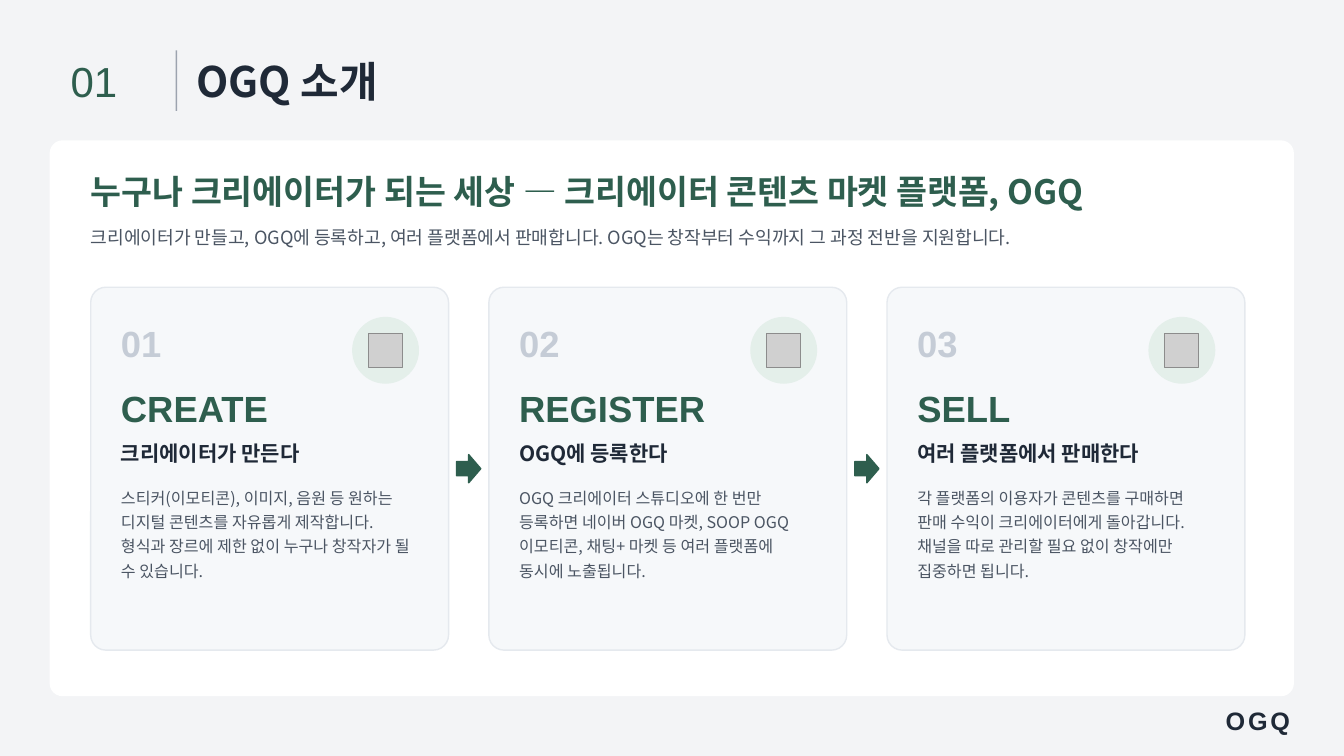
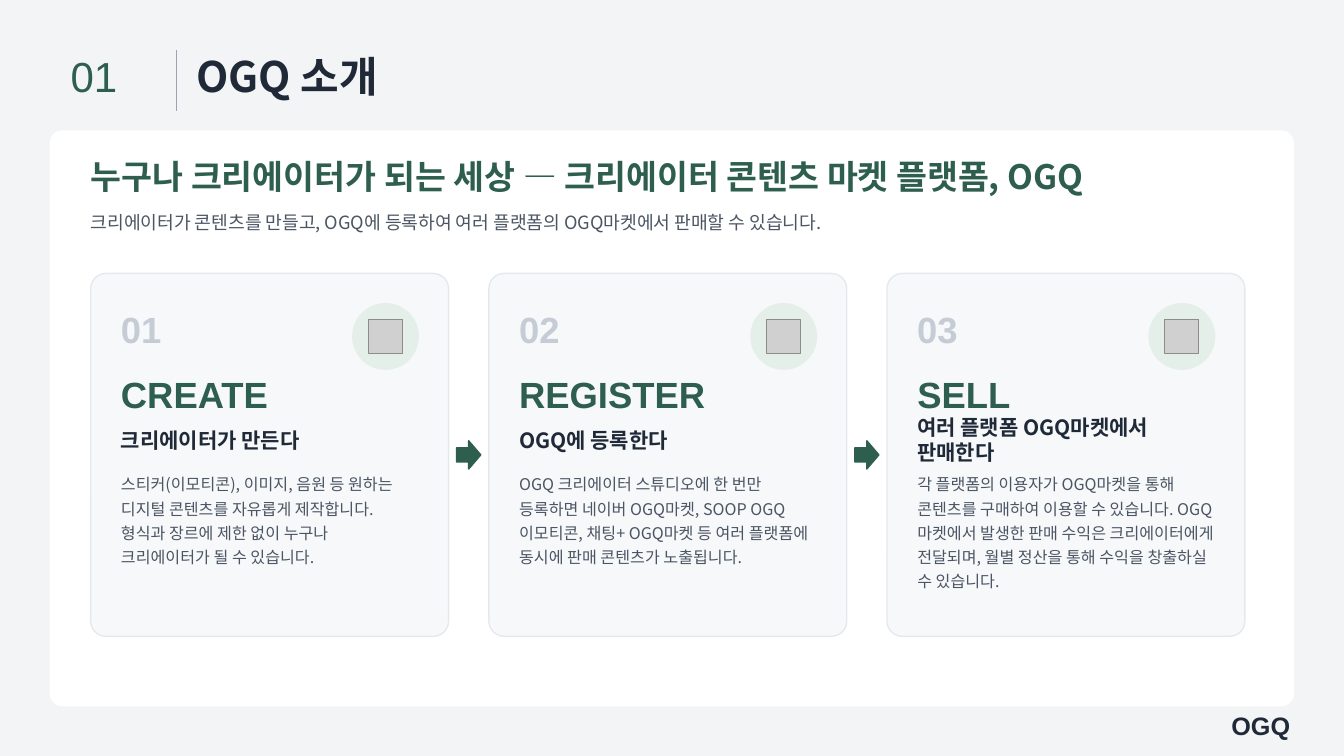
Before and after one commit to loveet3-hue/ogq-banner-generator, a slide deck: slide 4 of playbook/template_v2.pptx. Drawn at 1344x756 pixels with LibreOffice and Linux fonts; fonts in the diff are those of the drawing; grey boxes stand for pictures. Boxes give left, top, right and bottom in pixels: in the first picture for what was removed or moved away, otherwise in the second. Text is boxed around its words. In the diff, an @@ line names an element or a change of style, - is before the commit and + after.

```diff
--- a/playbook/template_v2.pptx
+++ b/playbook/template_v2.pptx
@@ text "01": place and size @@
-text "01" at bbox=[71, 67, 118, 98]
+text "01" at bbox=[71, 62, 118, 93]
@@ text "OGQ 소개": place and size @@
-text "OGQ 소개" at bbox=[197, 62, 378, 106]
+text "OGQ 소개" at bbox=[197, 57, 378, 101]
@@ rounded rectangle: place and size @@
-rounded rectangle at bbox=[50, 141, 1294, 696]
+rounded rectangle at bbox=[50, 131, 1294, 706]
@@ text at bbox=[91, 214, 821, 233]: text changed @@
-크리에이터가 만들고, OGQ에 등록하고, 여러 플랫폼에서 판매합니다. OGQ는 창작부터 수익까지 그 과정 전반을 지원합니다.
+크리에이터가 콘텐츠를 만들고, OGQ에 등록하여 여러 플랫폼의 OGQ마켓에서 판매할 수 있습니다.
@@ 9 texts, 3 pictures, 3 ellipses, 3 rounded rectangles, 2 right arrows: place and size @@
-9 texts, 3 pictures, 3 ellipses, 3 rounded rectangles, 2 right arrows at bbox=[91, 175, 1245, 650]
+9 texts, 3 pictures, 3 ellipses, 3 rounded rectangles, 2 right arrows at bbox=[91, 160, 1245, 636]
@@ text at bbox=[917, 417, 1148, 462]: text changed @@
-여러 플랫폼에서 판매한다
+여러 플랫폼 OGQ마켓에서 판매한다
@@ proportions changed in 3 elements at bbox=[50, 131, 1294, 706], bbox=[457, 441, 481, 469], bbox=[855, 441, 879, 469] @@
@@ text at bbox=[121, 476, 393, 565]: text changed @@
-스티커(이모티콘), 이미지, 음원 등 원하는 디지털 콘텐츠를 자유롭게 제작합니다. 형식과 장르에 제한 없이 누구나 창작자가 될 수 있습니다.
+스티커(이모티콘), 이미지, 음원 등 원하는 디지털 콘텐츠를 자유롭게 제작합니다. 형식과 장르에 제한 없이 누구나 크리에이터가 될 수 있습니다.
@@ text at bbox=[519, 476, 808, 565]: text changed @@
-OGQ 크리에이터 스튜디오에 한 번만 등록하면 네이버 OGQ 마켓, SOOP OGQ 이모티콘, 채팅+ 마켓 등 여러 플랫폼에 동시에 노출됩니다.
+OGQ 크리에이터 스튜디오에 한 번만 등록하면 네이버 OGQ마켓, SOOP OGQ이모티콘, 채팅+ OGQ마켓 등 여러 플랫폼에 동시에 판매 콘텐츠가 노출됩니다.
@@ text at bbox=[917, 476, 1214, 589]: text changed @@
-각 플랫폼의 이용자가 콘텐츠를 구매하면 판매 수익이 크리에이터에게 돌아갑니다. 채널을 따로 관리할 필요 없이 창작에만 집중하면 됩니다.
+각 플랫폼의 이용자가 OGQ마켓을 통해 콘텐츠를 구매하여 이용할 수 있습니다. OGQ마켓에서 발생한 판매 수익은 크리에이터에게 전달되며, 월별 정산을 통해 수익을 창출하실 수 있습니다.
@@ text "OGQ" at bbox=[1231, 717, 1290, 740]: letter spacing 2 to 0 pt @@
```
Also in this commit, not shown: 38 other slides changed, 6 other files.
